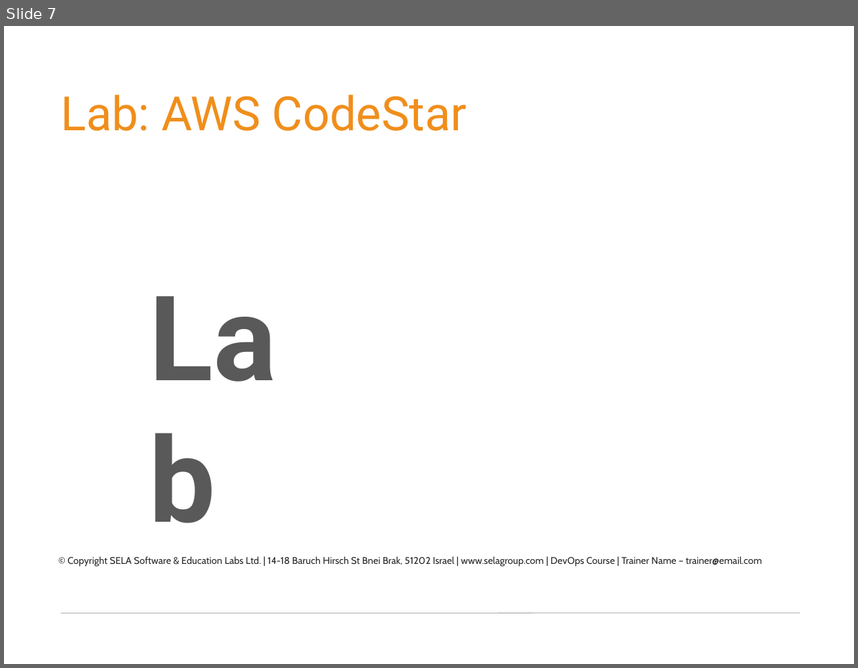
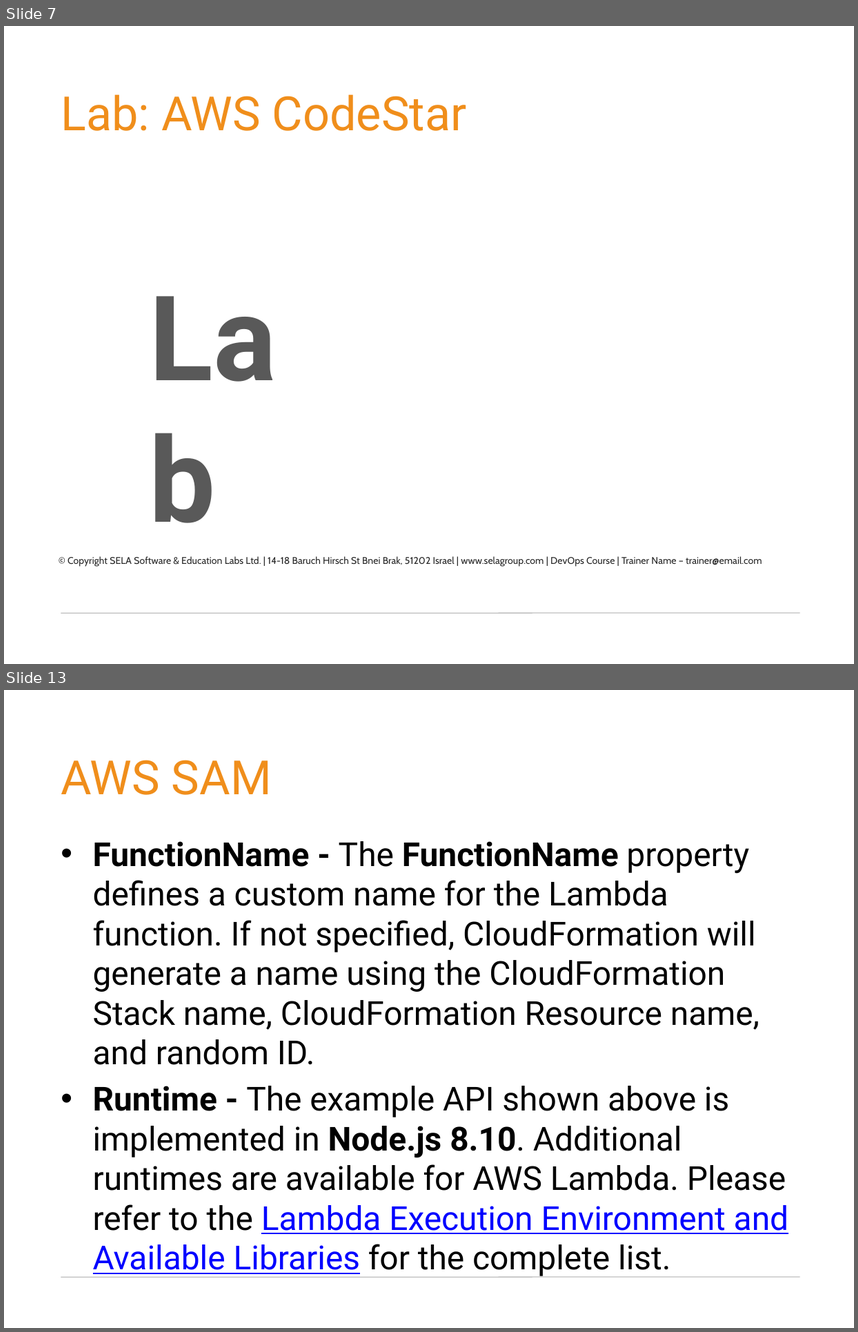
Before and after one commit to germanilia/AWS-MicroServices-Lmabda, a slide deck: Module 04 Building a CI:CD pipeline for serverless applications within AWS (Lambda).pptx. Shown one above the other, each under a label of ours: slide 7 before the commit, slides 7 and 13 after it; the slides between them are not shown. The pictures are 858x668 and 858x1332 pixels, drawn with LibreOffice and Linux fonts; fonts in the diff are those of the drawing; background and template pictures are left out. Boxes give left, top, right and bottom in pixels: in the first picture for what was removed or moved away, otherwise in the second. Text is boxed around its words. In the diff, an @@ line names an element or a change of style, - is before the commit and + after.

```diff
--- a/Module 04 Building a CI:CD pipeline for serverless applications within AWS (Lambda).pptx
+++ b/Module 04 Building a CI:CD pipeline for serverless applications within AWS (Lambda).pptx
@@ slide 13 added at (4,690,854,1328), background picture (left out); not listed: 1 template element that a slide beside it also shows @@
@@ title added at (61,760,272,795), 40 pt, text #F08E1B @@
+AWS SAM
@@ text added at (93,841,789,1277), 28 pt, text #000000 @@
+• FunctionName - The FunctionName property defines a custom name for the Lambda function. If not specified, CloudFormation will generate a name using the CloudFormation Stack name, CloudFormation Resource name, and random ID.
+• Runtime - The example API shown above is implemented in Node.js 8.10. Additional runtimes are available for AWS Lambda. Please refer to the Lambda Execution Environment and Available Libraries for the complete list.
```
Also in this commit, not shown: 14 other slides added, 19 other files.
